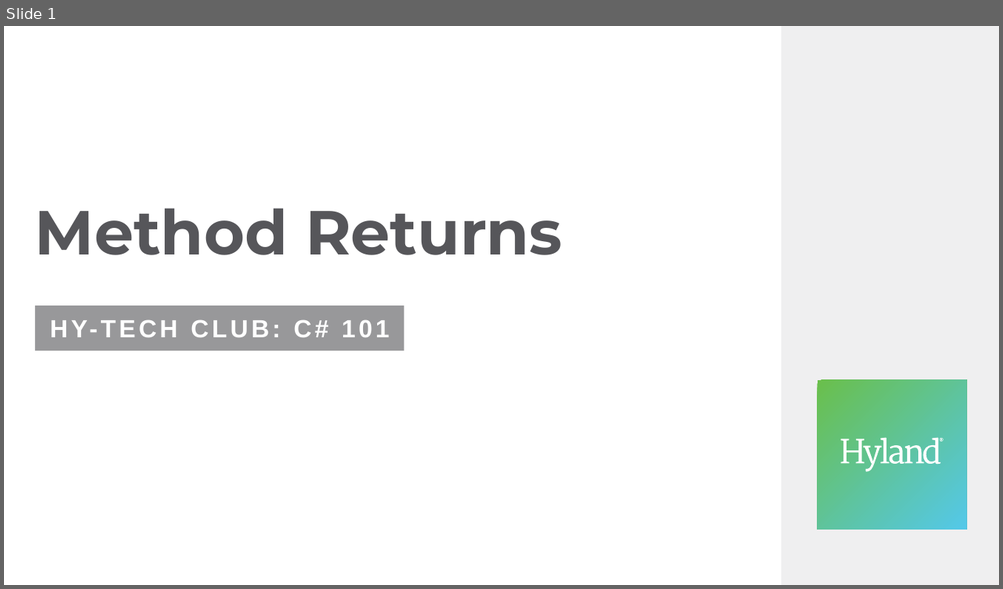
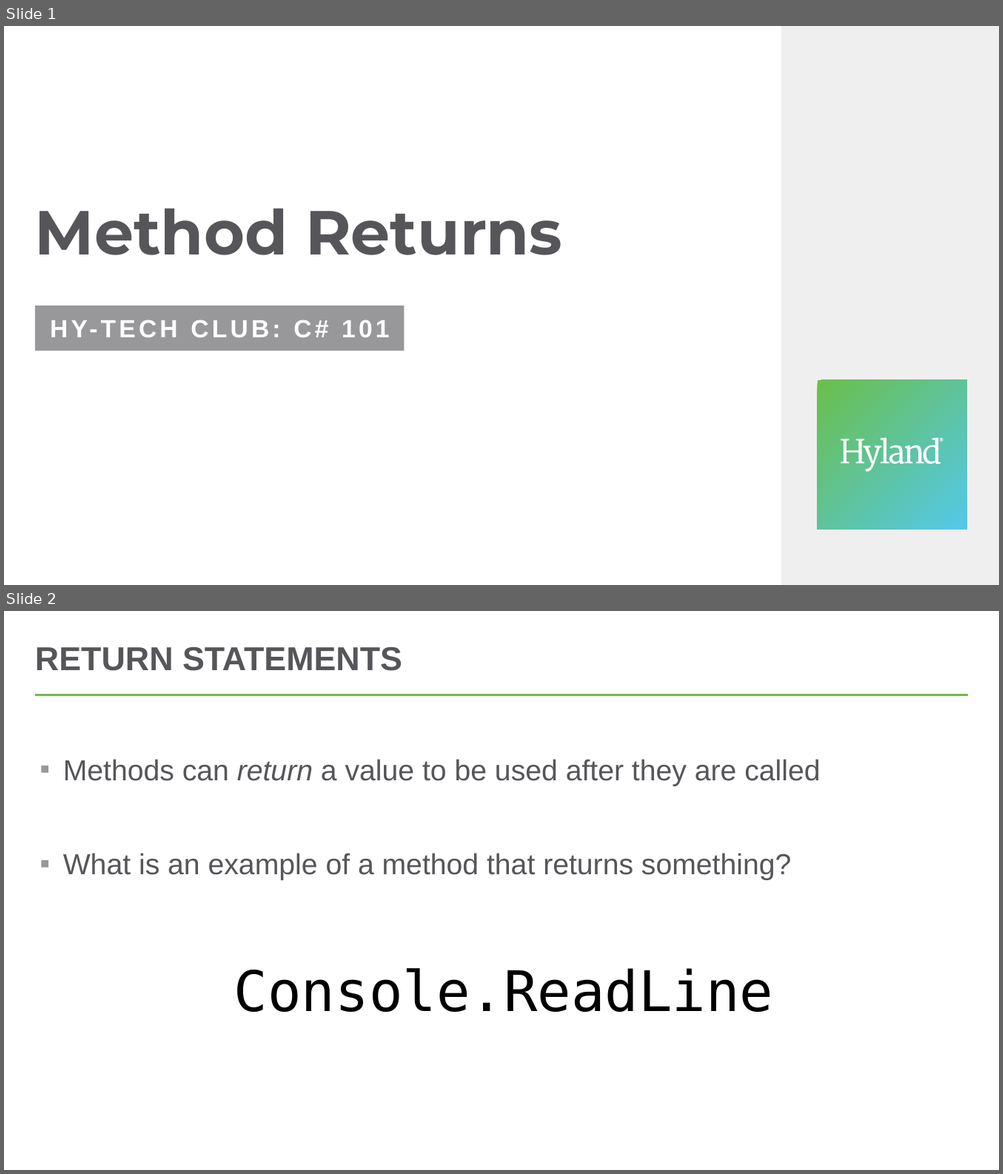
Before and after one commit to hytechclub/cs-101, a slide deck: MethodParameters/MethodReturns.pptx. Shown one above the other, each under a label of ours: slide 1 before the commit, slides 1 and 2 after it. The pictures are 1003x589 and 1003x1174 pixels, drawn with LibreOffice and Linux fonts; fonts in the diff are those of the drawing. Boxes give left, top, right and bottom in pixels: in the first picture for what was removed or moved away, otherwise in the second. Text is boxed around its words. In the diff, an @@ line names an element or a change of style, - is before the commit and + after.

Commit message:
update method params ppts

```diff
--- a/MethodParameters/MethodReturns.pptx
+++ b/MethodParameters/MethodReturns.pptx
@@ slide 2 added at bbox=[4, 611, 999, 1170], background #FFFFFF @@
@@ title added at bbox=[35, 647, 402, 671], 32 pt, text #56565A, bold @@
+RETURN STATEMENTS
@@ line added from (35, 695) to (968, 695), #54C8E8 2.25 pt @@
@@ text added at bbox=[63, 759, 819, 880], 28 pt, text #56565A @@
+▪ Methods can return a value to be used after they are called
+▪ What is an example of a method that returns something?
@@ text added at bbox=[234, 968, 773, 1012], 54 pt, text #000000 @@
+Console.ReadLine
```
Also in this commit, not shown: 4 other slides added, 27 slides removed, 1 other file.
